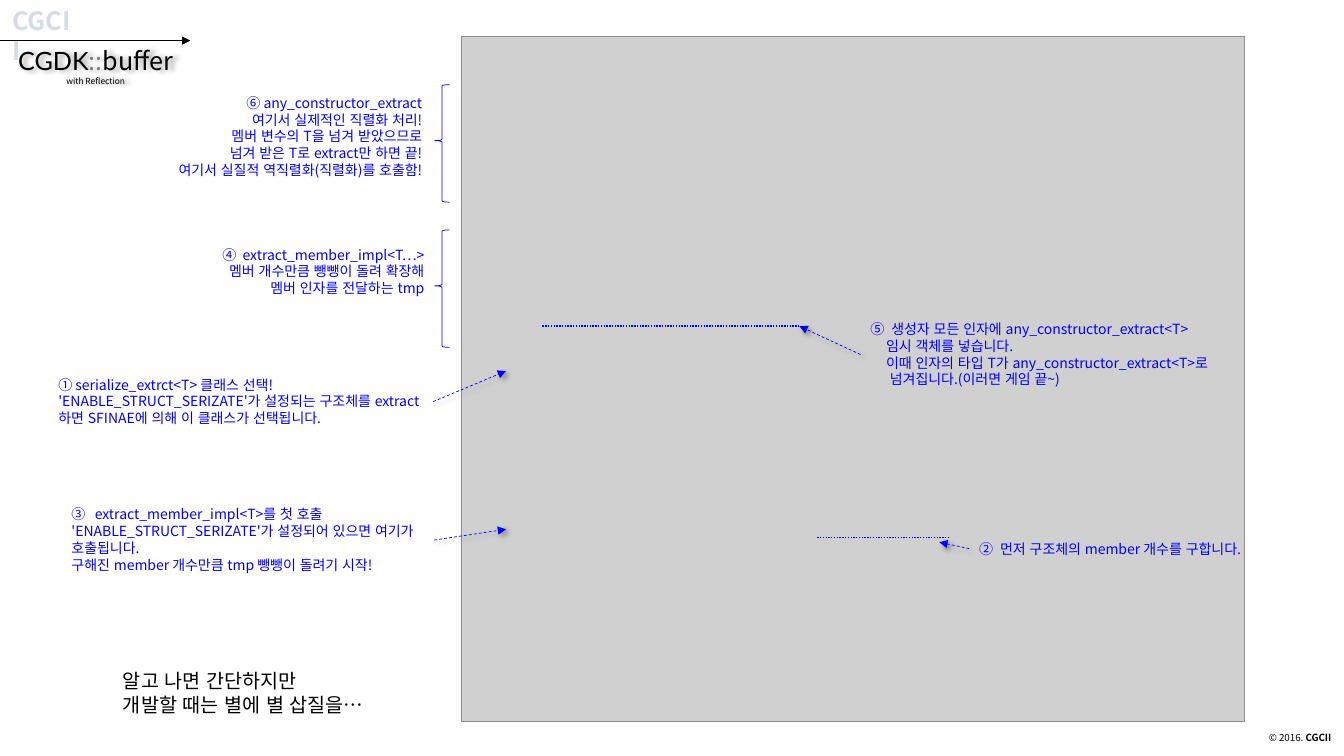
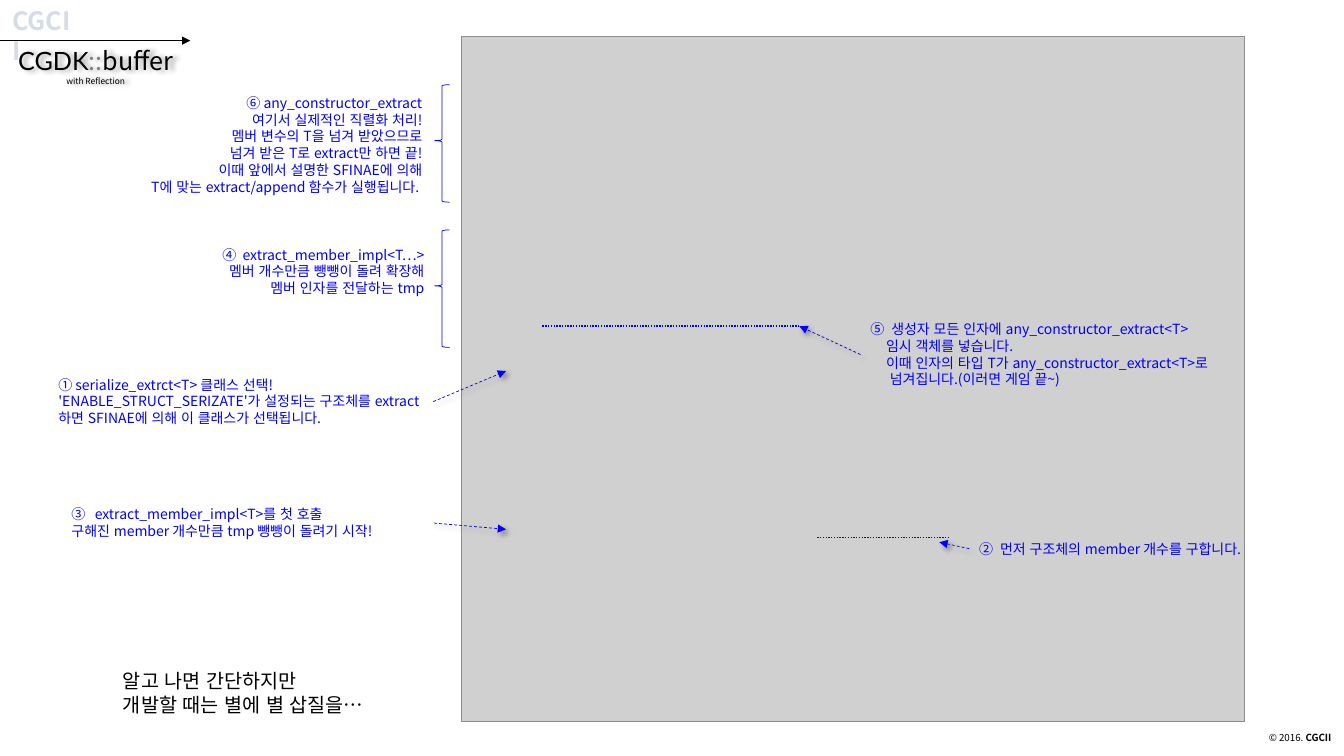
Before and after one commit to CGLabs/CGDK.buffer, a slide deck: slide 86 of C++/document/intruduce_CGDK.buffer.pptx. Drawn at 1344x756 pixels with LibreOffice and Linux fonts; fonts in the diff are those of the drawing; grey boxes stand for pictures. Boxes give left, top, right and bottom in pixels: in the first picture for what was removed or moved away, otherwise in the second. Text is boxed around its words. In the diff, an @@ line names an element or a change of style, - is before the commit and + after.

```diff
--- a/C++/document/intruduce_CGDK.buffer.pptx
+++ b/C++/document/intruduce_CGDK.buffer.pptx
@@ text at [151,96,423,196]: text changed @@
-⑥ any_constructor_extract
-여기서 실제적인 직렬화 처리!
-멤버 변수의 T을 넘겨 받았으므로
-넘겨 받은 T로 extract만 하면 끝!
-여기서 실질적 역직렬화(직렬화)를 호출함!
+⑥ any_constructor_extract
+여기서 실제적인 직렬화 처리!
+멤버 변수의 T을 넘겨 받았으므로
+넘겨 받은 T로 extract만 하면 끝!
+이때 앞에서 설명한 SFINAE에 의해
+T에 맞는 extract/append 함수가 실행됩니다.
@@ text at [71,524,414,554]: paragraph removed @@
-'ENABLE_STRUCT_SERIZATE'가 설정되어 있으면 여기가 호출됩니다.
@@ arrow moved from (435, 540) - (506, 529) to (435, 523) - (506, 529) @@
```
Also in this commit, not shown: 17 other slides changed, 1 other file.
